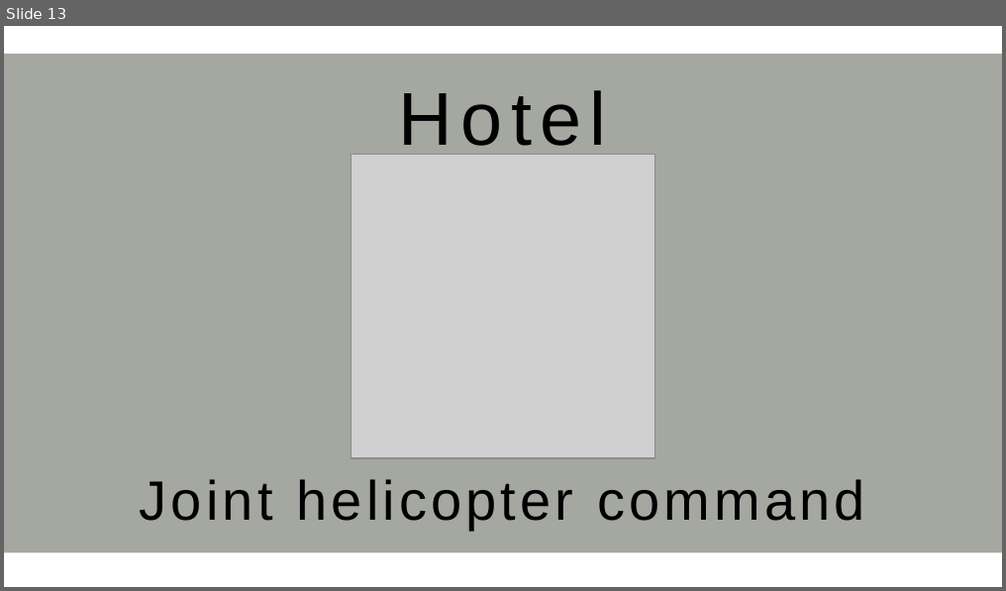
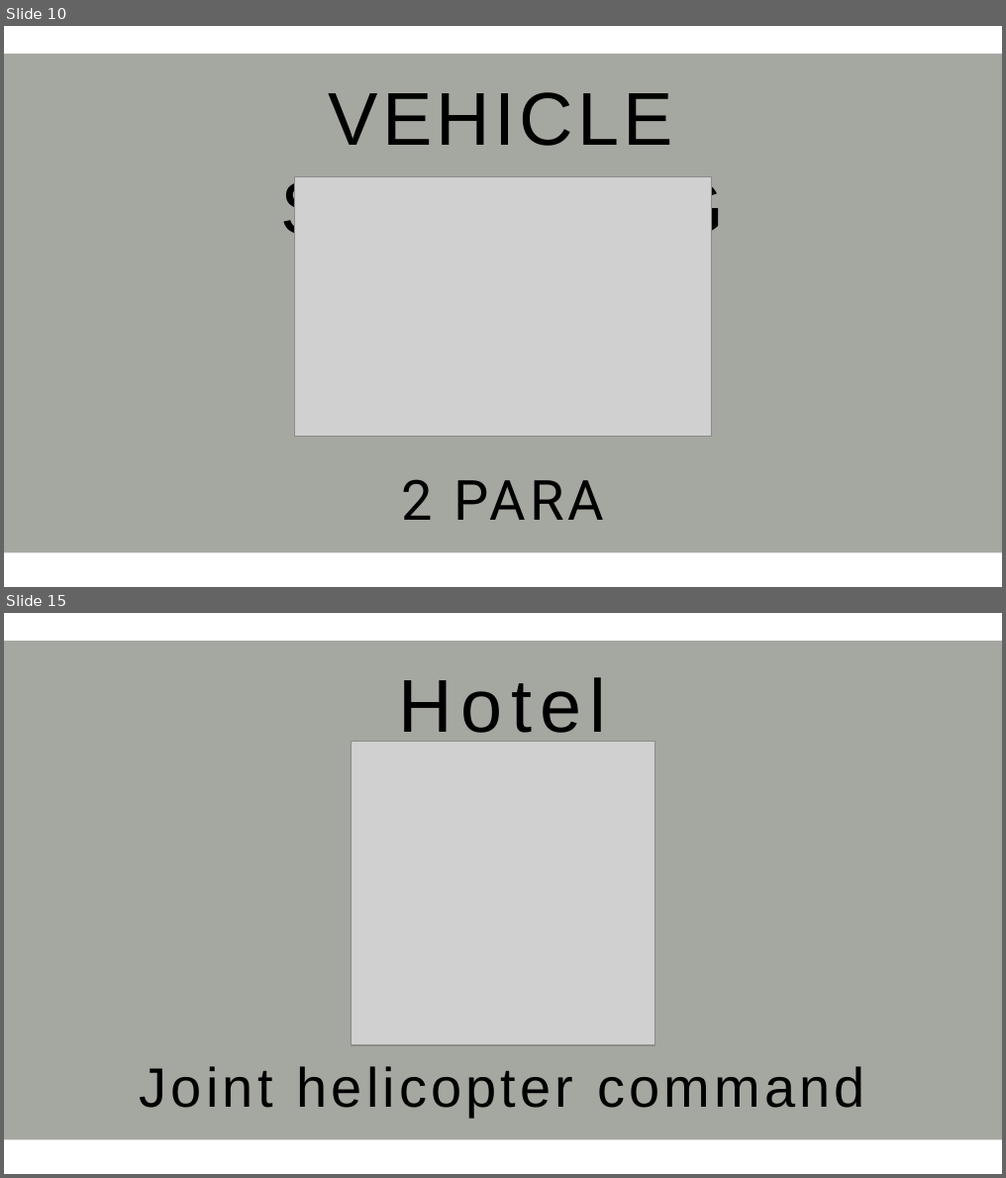
Before and after one commit to Eagle-Studios/2Para, a slide deck: _6_Extra Files/Custom Textures _2PARA.pptx. Shown one above the other, each under a label of ours: slide 13 before the commit, slides 10 and 15 after it; the slides between them are not shown. The pictures are 1006x591 and 1006x1178 pixels, drawn with LibreOffice and Linux fonts; fonts in the diff are those of the drawing; grey boxes stand for pictures. Boxes give left, top, right and bottom in pixels: in the first picture for what was removed or moved away, otherwise in the second. Text is boxed around its words. In the diff, an @@ line names an element or a change of style, - is before the commit and + after.

```diff
--- a/_6_Extra Files/Custom Textures _2PARA.pptx
+++ b/_6_Extra Files/Custom Textures _2PARA.pptx
@@ slide 10 added at box(4, 26, 1002, 587), background #FFFFFF @@
@@ rectangle added at box(4, 54, 1002, 554), fill #A5A7A1 @@
@@ text added at box(281, 92, 724, 248), 54 pt, text #000000 @@
+VEHICLE SERVICING
@@ picture added at box(294, 176, 711, 437) @@
@@ text added at box(401, 479, 604, 520), 40 pt, text #000000 @@
+2 PARA
@@ what was slide 13 is now slide 15 @@
```
Also in this commit, not shown: 11 slides changed, 2 other slides added, 1 slide removed, 15 other files.
